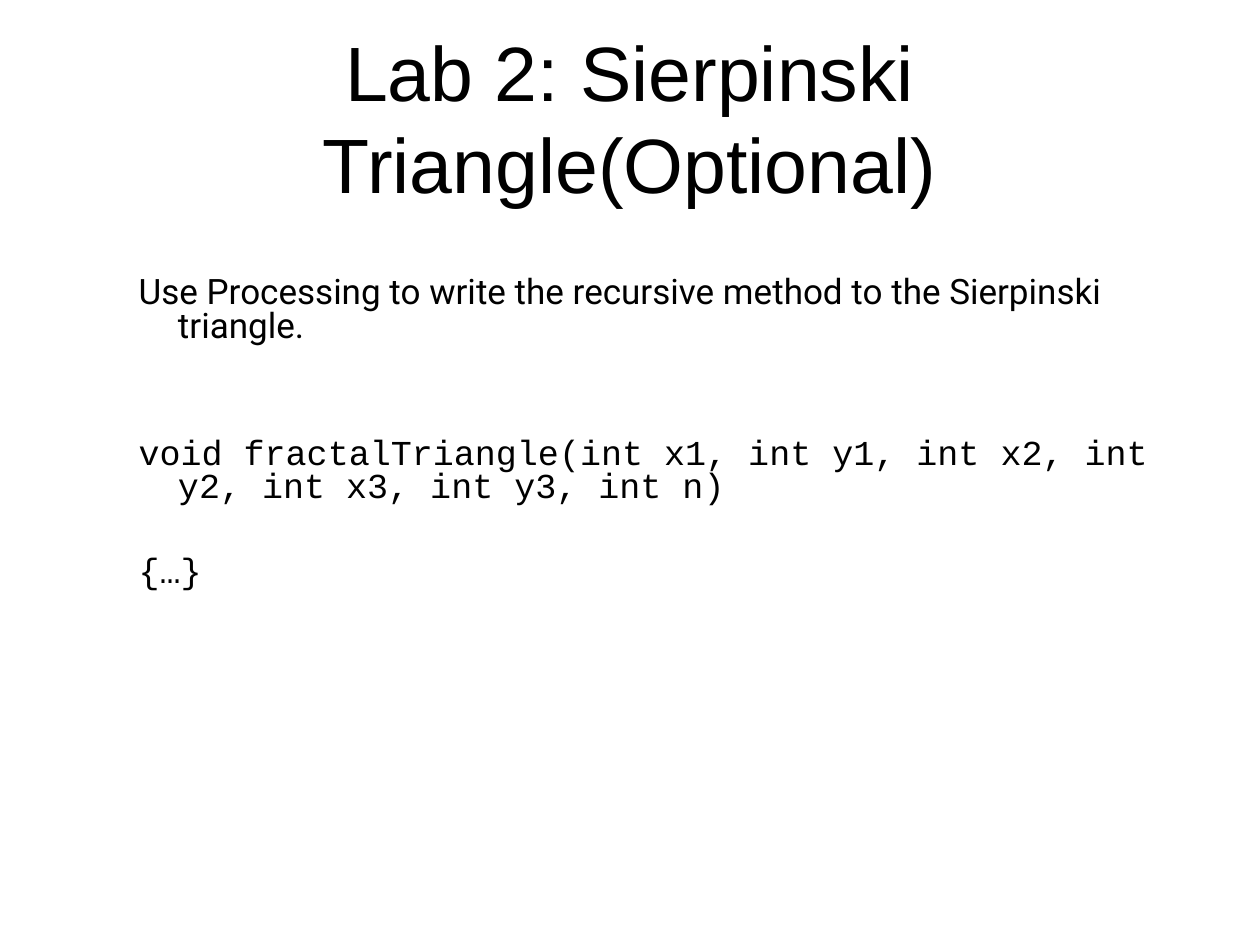
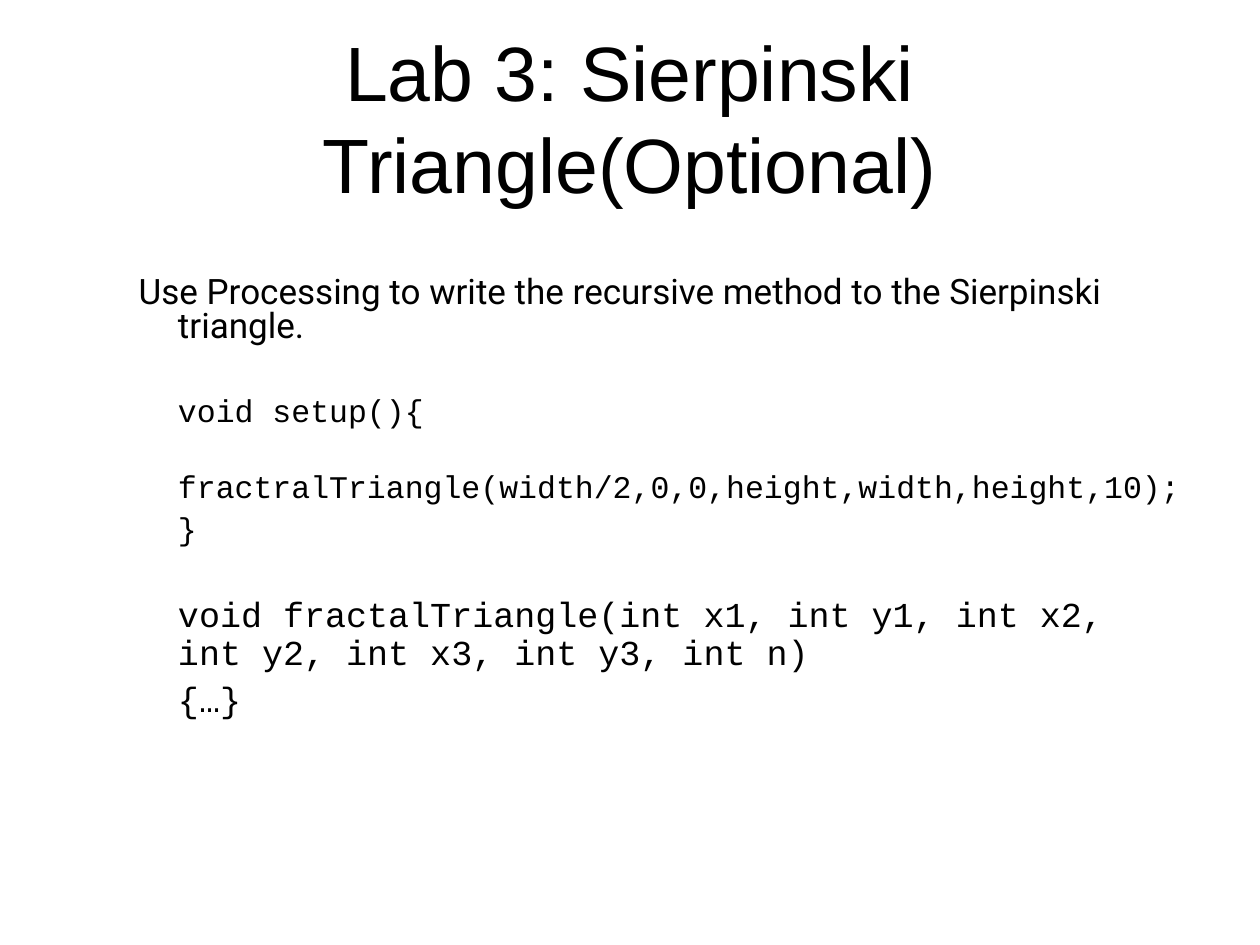
Before and after one commit to LongBaoNguyen/longbaonguyen.github.io, a slide deck: slide 30 of courses/apcsp/lecture14.ppt (slide 28 before the commit). Drawn at 1260x945 pixels with LibreOffice and Linux fonts; fonts in the diff are those of the drawing; background and template pictures are left out. Boxes give left, top, right and bottom in pixels: in the first picture for what was removed or moved away, otherwise in the second. Text is boxed around its words. In the diff, an @@ line names an element or a change of style, - is before the commit and + after.

```diff
--- a/courses/apcsp/lecture14.ppt
+++ b/courses/apcsp/lecture14.ppt
@@ title at [323, 45, 936, 208]: text changed @@
-Lab 2: Sierpinski Triangle(Optional)
+Lab 3: Sierpinski Triangle(Optional)
@@ text at [178, 399, 1180, 505]: paragraphs added @@
+void setup(){
+fractralTriangle(width/2,0,0,height,width,height,10);
+}
@@ text at [178, 603, 1103, 673]: list level 2 to 1 in "void fractalTriangle(int x1, int y1, ..."; line spacing 0.8 to 0.9; list level 2 to 1 in "{…}" @@
```
Also in this commit, not shown: 3 other slides changed, 2 slides added, 1 slide removed, 5 other files.
